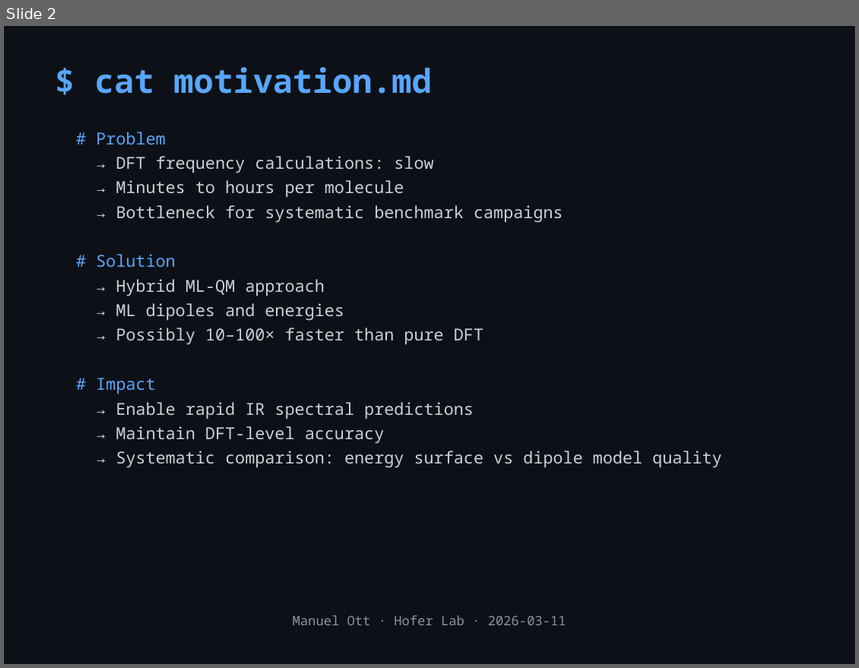
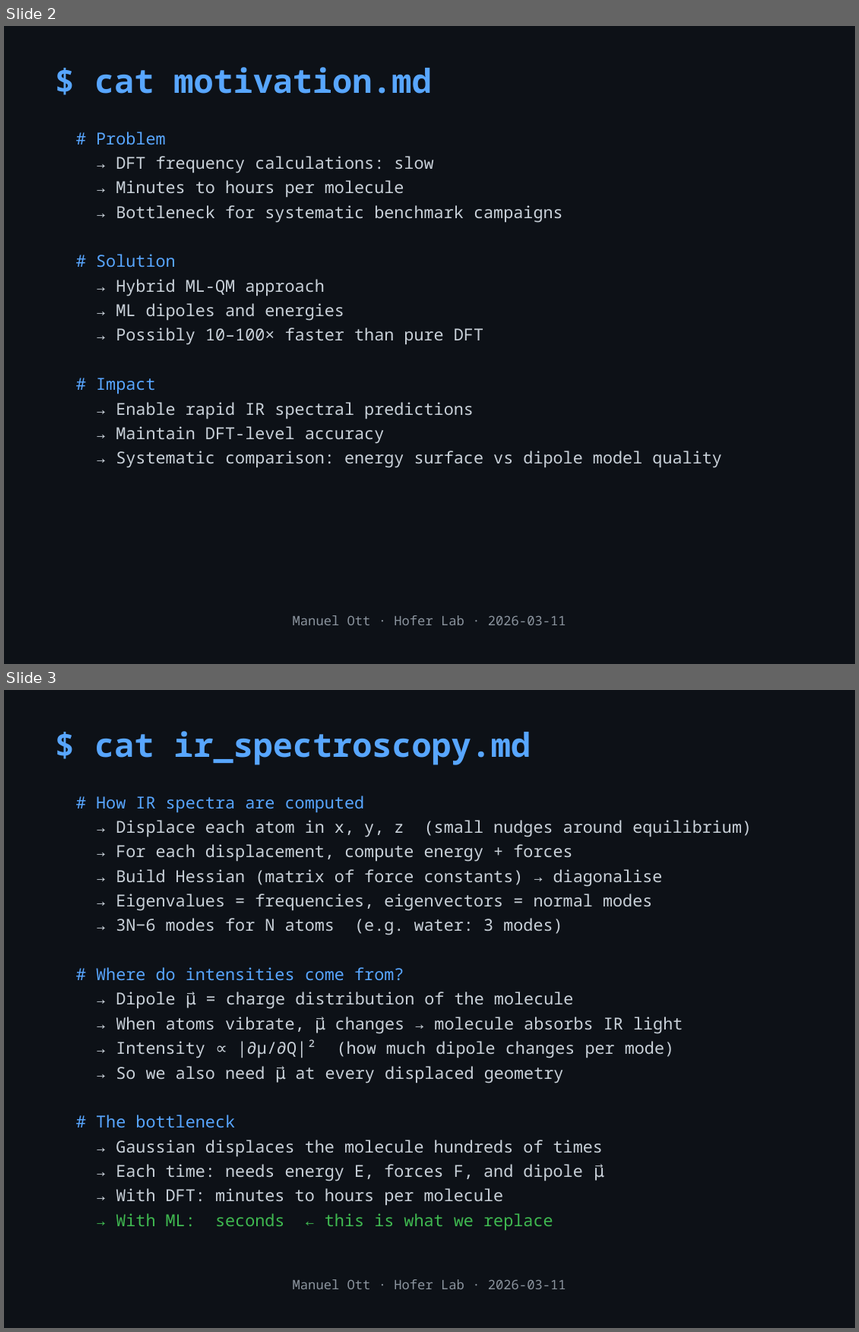
Before and after one commit to mott91/mace_gaussian_interface, a slide deck: presentation/presentation_v2.pptx. Shown one above the other, each under a label of ours: slide 2 before the commit, slides 2 and 3 after it. The pictures are 859x668 and 859x1332 pixels, drawn with LibreOffice and Linux fonts; fonts in the diff are those of the drawing. Boxes give left, top, right and bottom in pixels: in the first picture for what was removed or moved away, otherwise in the second. Text is boxed around its words. In the diff, an @@ line names an element or a change of style, - is before the commit and + after.

```diff
--- a/presentation/presentation_v2.pptx
+++ b/presentation/presentation_v2.pptx
@@ slide 3 added at box(4, 690, 855, 1328), background #0D1117 @@
@@ text added at box(94, 731, 531, 765), 28 pt, text #58A6FF, bold @@
+$ cat ir_spectroscopy.md
@@ text added at box(96, 796, 752, 1230), 14 pt, text #C9D1D9 @@
+# How IR spectra are computed
+→ Displace each atom in x, y, z (small nudges around equilibrium)
+→ For each displacement, compute energy + forces
+→ Build Hessian (matrix of force constants) → diagonalise
+→ Eigenvalues = frequencies, eigenvectors = normal modes
+→ 3N−6 modes for N atoms (e.g. water: 3 modes)
+# Where do intensities come from?
+→ Dipole μ⃗ = charge distribution of the molecule
+→ When atoms vibrate, μ⃗ changes → molecule absorbs IR light
+→ Intensity ∝ |∂μ/∂Q|² (how much dipole changes per mode)
+→ So we also need μ⃗ at every displaced geometry
+# The bottleneck
+→ Gaussian displaces the molecule hundreds of times
+→ Each time: needs energy E, forces F, and dipole μ⃗
+→ With DFT: minutes to hours per molecule
+→ With ML: seconds ← this is what we replace
@@ text added at box(293, 1280, 566, 1290), 11 pt, text #8B949E @@
+Manuel Ott · Hofer Lab · 2026-03-11
```
Also in this commit, not shown: 1 slide removed, 1 other file.
